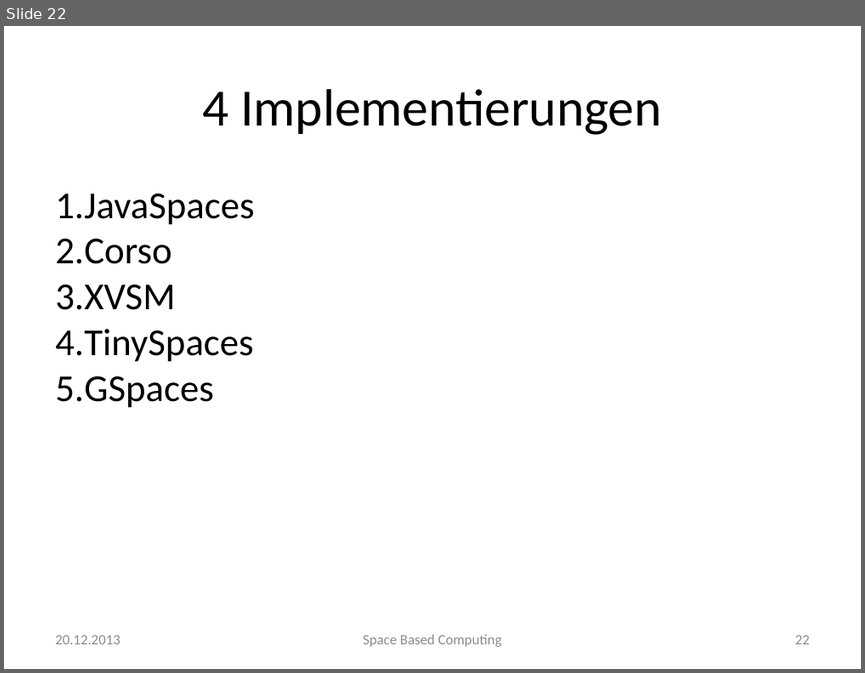
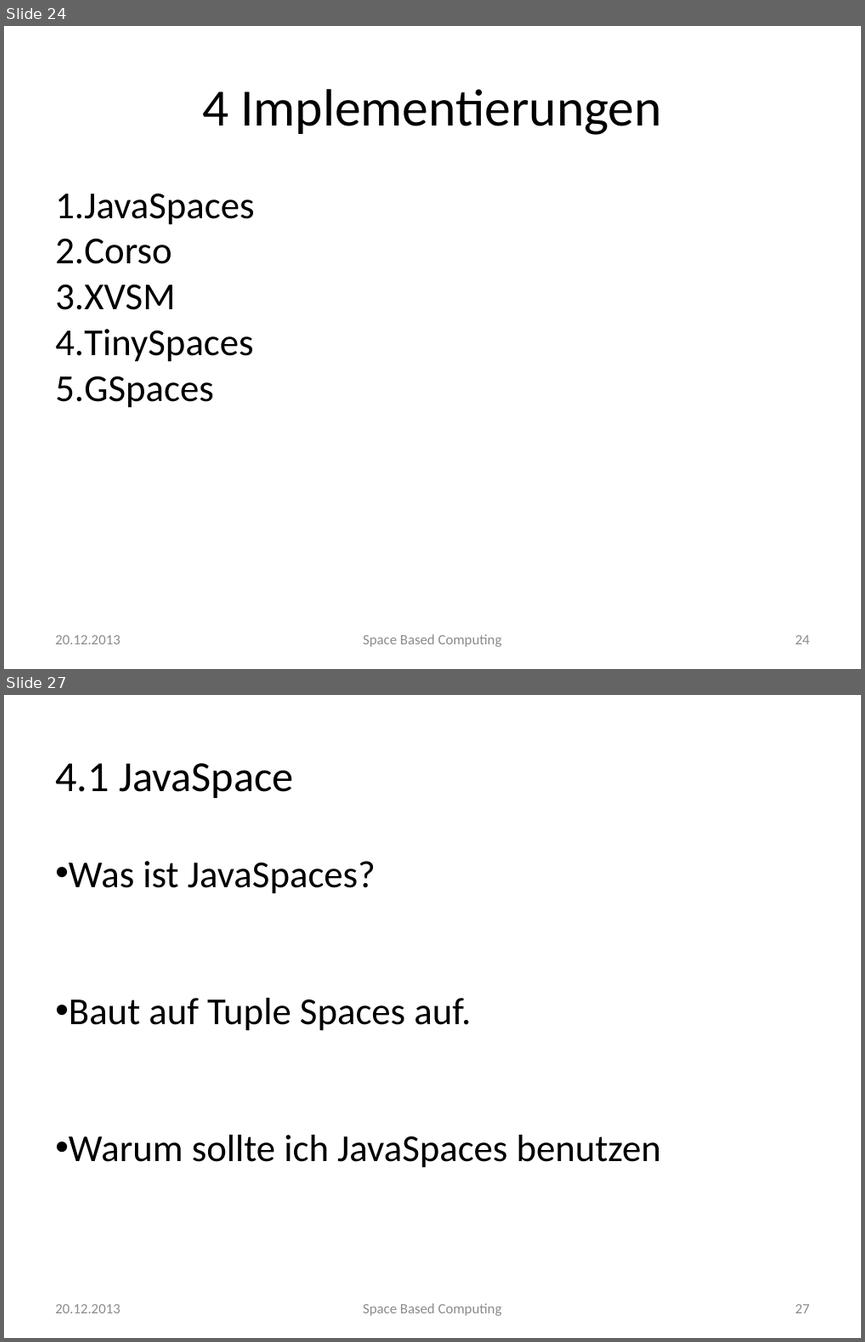
Before and after one commit to traxl/sbcAusarbeitung, a slide deck: Space Based Computing.pptx. Shown one above the other, each under a label of ours: slide 22 before the commit, slides 24 and 27 after it; the slides between them are not shown. The pictures are 865x673 and 865x1342 pixels, drawn with LibreOffice and Linux fonts; fonts in the diff are those of the drawing; background and template pictures are left out. Boxes give left, top, right and bottom in pixels: in the first picture for what was removed or moved away, otherwise in the second. Text is boxed around its words. In the diff, an @@ line names an element or a change of style, - is before the commit and + after.

```diff
--- a/Space Based Computing.pptx
+++ b/Space Based Computing.pptx
@@ slide 27 added at bbox=[4, 695, 861, 1338], background picture (left out) @@
@@ text added at bbox=[55, 763, 294, 798], 36 pt, text #000000 @@
+4.1 JavaSpace
@@ text added at bbox=[69, 861, 661, 1168], 32 pt, text #000000 @@
+• Was ist JavaSpaces?
+• Baut auf Tuple Spaces auf.
+• Warum sollte ich JavaSpaces benutzen
@@ text added at bbox=[55, 1304, 120, 1313], 12 pt, text #8B8B8B @@
+20.12.2013
@@ text added at bbox=[363, 1303, 502, 1315], 12 pt, text #8B8B8B @@
+Space Based Computing
@@ page number added at bbox=[795, 1304, 810, 1313], 12 pt, text #8B8B8B @@
+27
@@ what was slide 22 is now slide 24 @@
@@ page number at bbox=[795, 635, 810, 644]: text changed @@
-22
+24
```
Also in this commit, not shown: 12 slides changed, 5 other slides added, 2 other files.
